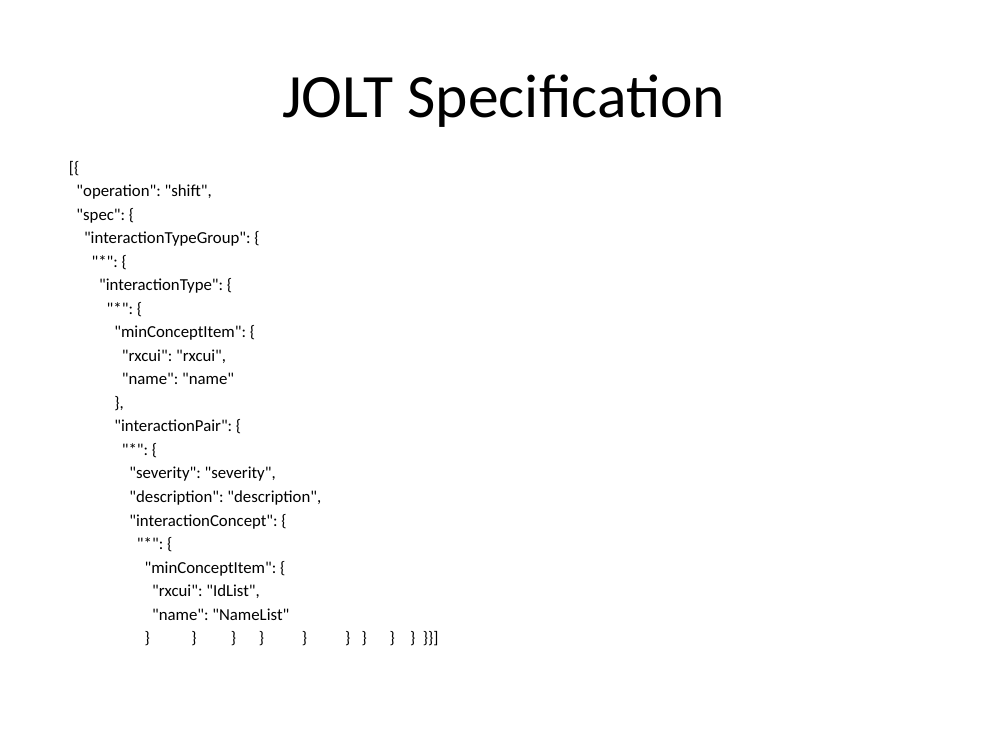
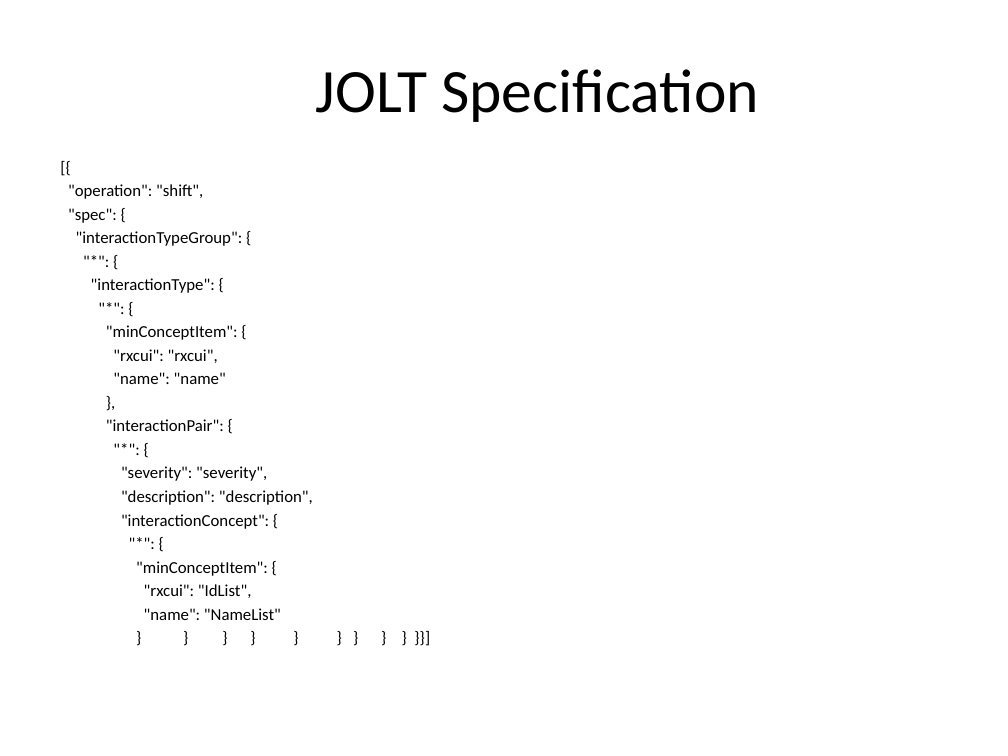
Before and after one commit to katkovOlga/nayaProject, a slide deck: slide 18 of FinalProject.pptx (slide 17 before the commit). Drawn at 1008x756 pixels with LibreOffice and Linux fonts; fonts in the diff are those of the drawing. Boxes give left, top, right and bottom in pixels: in the first picture for what was removed or moved away, otherwise in the second. Text is boxed around its words. In the diff, an @@ line names an element or a change of style, - is before the commit and + after.

```diff
--- a/FinalProject.pptx
+++ b/FinalProject.pptx
@@ title "JOLT Specification" moved from (x1=282, y1=74, x2=726, y2=127) to (x1=316, y1=69, x2=759, y2=122) @@
@@ text "[{" moved from (x1=76, y1=184, x2=321, y2=620) to (x1=68, y1=184, x2=313, y2=620) @@
```
Also in this commit, not shown: 3 other slides changed, 5 slides added, 1 slide removed, 2 other files.
